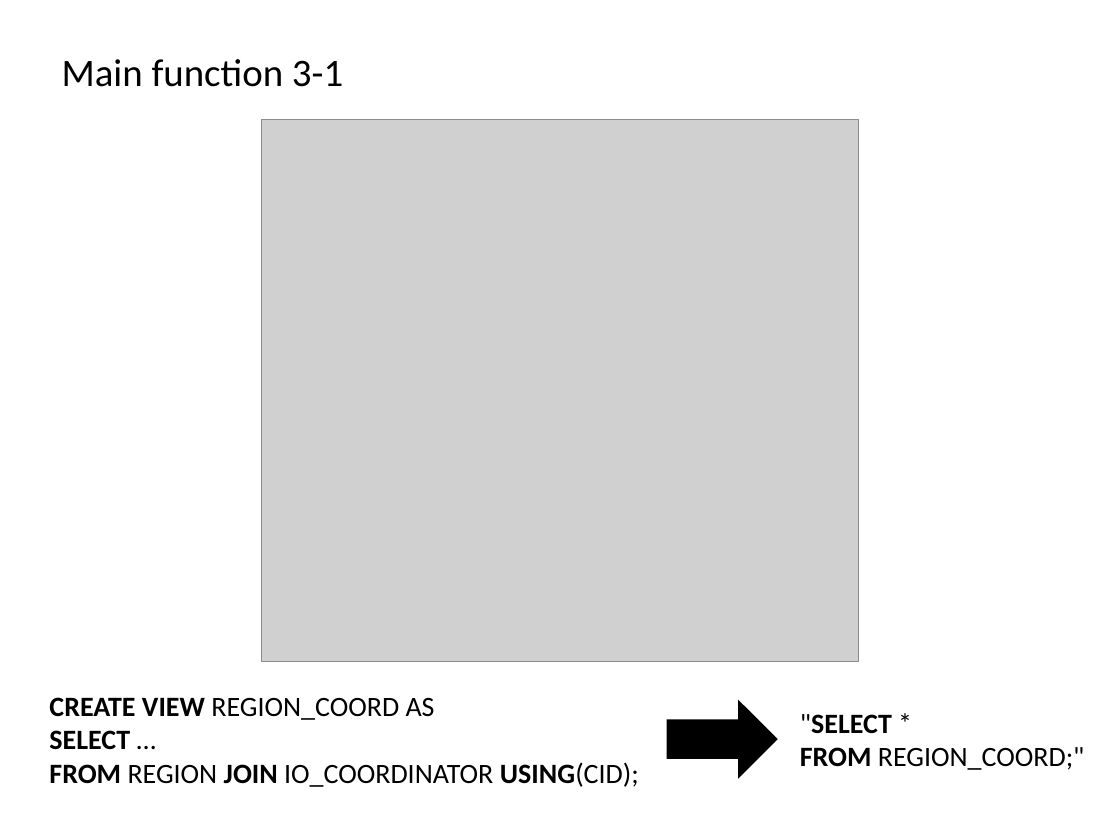
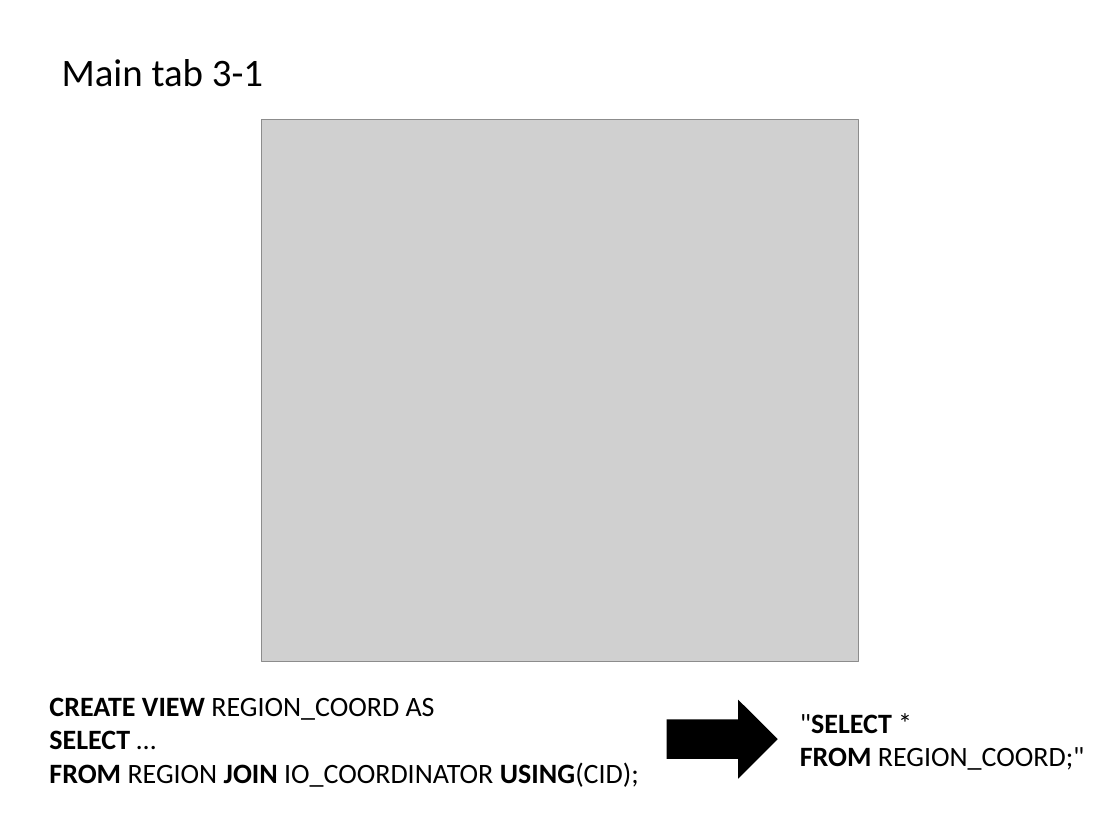
Before and after one commit to hy2850/CS360-HOEP-Project, a slide deck: slide 28 of v20181202 Final Presentation.pptx. Drawn at 1120x840 pixels with LibreOffice and Linux fonts; fonts in the diff are those of the drawing; grey boxes stand for pictures. Boxes give left, top, right and bottom in pixels: in the first picture for what was removed or moved away, otherwise in the second. Text is boxed around its words. In the diff, an @@ line names an element or a change of style, - is before the commit and + after.

```diff
--- a/v20181202 Final Presentation.pptx
+++ b/v20181202 Final Presentation.pptx
@@ text at [62, 59, 263, 87]: text changed @@
-Main function 3-1
+Main tab 3-1
```
Also in this commit, not shown: 22 other slides changed, 3 other files.
